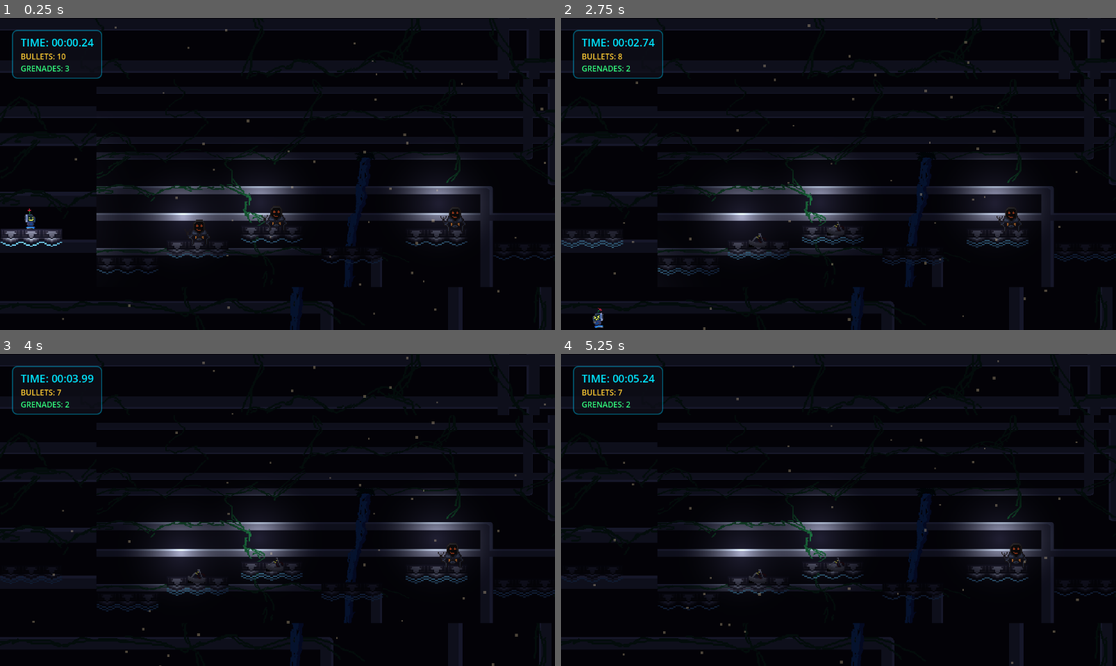
Above: before the commit, frames 1-4 (two rows, left to right).
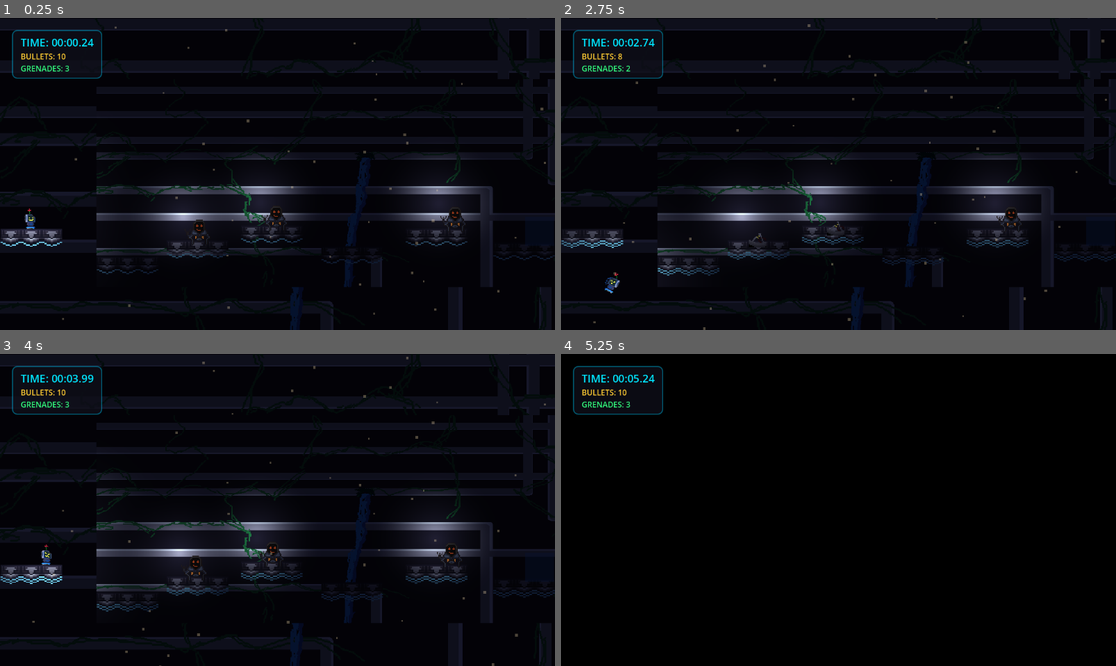
Above: after the commit, the same moments.

Repository: rafiathallah3/Reverse-Poppy
Game: Godot game, scene res://scene/level2.tscn
Same seed, same stepped clock (60 frames per second), same inputs: the game is played once before the commit and once after it. This scene is started directly instead of the project's main scene. Sound files missing from this copy of the repository are replaced by a short silence.
Inputs (mouse positions are in pixels of both pictures, inside the frame that each line leads up to):
- Up to frame 1 (0.25 s): no input
- Up to frame 2 (2.75 s): tap Enter at 0.5 s; move the mouse to (960, 158) at 0.52 s; hold D (move_right) 0.53-1.25 s; hold F (grenade) 0.53-1.25 s; click (960, 158) at 0.67 s; tap Space (jump) at 0.77 s; drag from (727, 189) to (832, 217) at 1.27 s; move the mouse to (894, 105) at 2.02 s; hold A (move_left) from 2.03 s (still down); hold E (shoot) from 2.03 s (still down)
- Up to frame 3 (4 s): release A (move_left) at 2.75 s; release E (shoot) at 2.75 s; drag from (249, 572) to (449, 556) at 2.77 s; move the mouse to (444, 556) at 3.52 s; hold D (move_right) from 3.53 s (still down); tap Keypad Enter at 3.6 s; tap Space (jump) at 3.77 s
- Up to frame 4 (5.25 s): release D (move_right) at 4.25 s; drag from (672, 463) to (832, 553) at 4.27 s; move the mouse to (866, 510) at 5.02 s; hold D (move_right) from 5.03 s (still down); tap Y (interact) at 5.1 s; click (866, 510) at 5.17 s

The runs differ from the first frame. In frame 2, 0.6% of the frame differs, in the area x 0-26%, y 62-100%; in frame 3, 1.5%; in frame 4, 29%, in the area x 0-100%, y 0-100%.

Commit message:
fixing the level 2 & adding level 3

Diff:
--- a/scene/level2.tscn
+++ b/scene/level2.tscn
@@ -111,6 +111,9 @@
 fill_from = Vector2(0.5, 0.5)
 fill_to = Vector2(0.85, 0.85)
 
+[sub_resource type="RectangleShape2D" id="RectangleShape2D_vwck2"]
+size = Vector2(2840.909, 316.66672)
+
 [node name="Level2" type="Node2D" unique_id=1209518241]
 position = Vector2(98, 63)
 script = ExtResource("14_music_script")
@@ -383,10 +386,10 @@
 metadata/_edit_lock_ = true
 
 [node name="LevelFinish" parent="." unique_id=1066231283 instance=ExtResource("7_3ud3r")]
-position = Vector2(1315, 336)
+position = Vector2(1144, 380)
 
 [node name="TimeTriggerArea" parent="." unique_id=1788768943 instance=ExtResource("8_ldwqa")]
-position = Vector2(1315, 336)
+position = Vector2(1144, 380)
 
 [node name="BackgroundCanvas" type="CanvasLayer" parent="." unique_id=2032204257]
 layer = -100
@@ -427,4 +430,13 @@
 stream = ExtResource("13_music")
 volume_db = -2.583
 
+[node name="Area2D (Death Area)" type="Area2D" parent="." unique_id=1728348027]
+position = Vector2(-821, 674)
+script = ExtResource("3_ebr37")
+
+[node name="CollisionShape2D" type="CollisionShape2D" parent="Area2D (Death Area)" unique_id=1799784709]
+position = Vector2(1122.7272, -13.888916)
+shape = SubResource("RectangleShape2D_vwck2")
+
 [connection signal="finished" from="BattleMusic" to="." method="_on_battle_music_finished"]
+[connection signal="body_entered" from="Area2D (Death Area)" to="Area2D (Death Area)" method="_on_body_entered"]
--- /dev/null
+++ b/scene/level3.tscn
@@ -0,0 +1,289 @@
+[gd_scene format=3 uid="uid://buwl0obsxp2eu"]
+
+[ext_resource type="Script" uid="uid://bcokbjl4mu0lf" path="res://scripts/playerMovement_Testing.gd" id="1_player_script"]
+[ext_resource type="Texture2D" uid="uid://cctv5j7ofr5q" path="res://assets/Poppyidle.png" id="4_poppy_idle"]
+[ext_resource type="Texture2D" uid="uid://ctcfr1j0b1w60" path="res://assets/Poppywalk.png" id="5_poppy_walk"]
+[ext_resource type="PackedScene" uid="uid://brx5x6b7jlyd4" path="res://prefab/level_finish.tscn" id="7_3ud3r"]
+[ext_resource type="PackedScene" uid="uid://bq37curpo5rm1" path="res://prefab/enemy_1.tscn" id="8_3ud3r"]
+[ext_resource type="PackedScene" uid="uid://dr2lmx8tbee1j" path="res://prefab/time_trigger_area.tscn" id="8_ldwqa"]
+[ext_resource type="Texture2D" uid="uid://ce3d2et6x4me1" path="res://assets/BackgroundMastertake1.png" id="9_bgmaster"]
+[ext_resource type="AudioStream" uid="uid://dimu7ty8lhb0a" path="res://assets/ThemeSong/battlemusic.mp3" id="13_music"]
+[ext_resource type="Script" uid="uid://ddtcks3xhtn78" path="res://scripts/level_music.gd" id="14_music_script"]
+[ext_resource type="Texture2D" uid="uid://mk3vwmws65ct" path="res://assets/BuildingBlocks1.png" id="15_blocks1"]
+[ext_resource type="Texture2D" uid="uid://dsbdp3w8eurgt" path="res://assets/BuildingBlocks2.png" id="16_blocks2"]
+
+[sub_resource type="RectangleShape2D" id="RectangleShape2D_floor"]
+size = Vector2(1600, 40)
+
+[sub_resource type="RectangleShape2D" id="RectangleShape2D_wall_left"]
+size = Vector2(40, 600)
+
+[sub_resource type="RectangleShape2D" id="RectangleShape2D_wall_right"]
+size = Vector2(40, 600)
+
+[sub_resource type="RectangleShape2D" id="RectangleShape2D_plat_mid"]
+size = Vector2(200, 32)
+
+[sub_resource type="RectangleShape2D" id="RectangleShape2D_plat_center"]
+size = Vector2(260, 32)
+
+[sub_resource type="RectangleShape2D" id="RectangleShape2D_plat_small"]
+size = Vector2(120, 32)
+
+[sub_resource type="RectangleShape2D" id="RectangleShape2D_plat_wide"]
+size = Vector2(320, 32)
+
+[sub_resource type="AtlasTexture" id="AtlasTexture_idle_1"]
+atlas = ExtResource("4_poppy_idle")
+region = Rect2(0, 0, 48, 48)
+
+[sub_resource type="AtlasTexture" id="AtlasTexture_idle_2"]
+atlas = ExtResource("4_poppy_idle")
+region = Rect2(48, 0, 48, 48)
+
+[sub_resource type="AtlasTexture" id="AtlasTexture_idle_3"]
+atlas = ExtResource("4_poppy_idle")
+region = Rect2(96, 0, 48, 48)
+
+[sub_resource type="AtlasTexture" id="AtlasTexture_walk_1"]
+atlas = ExtResource("5_poppy_walk")
+region = Rect2(0, 0, 48, 48)
+
+[sub_resource type="AtlasTexture" id="AtlasTexture_walk_2"]
+atlas = ExtResource("5_poppy_walk")
+region = Rect2(48, 0, 48, 48)
+
+[sub_resource type="AtlasTexture" id="AtlasTexture_walk_3"]
+atlas = ExtResource("5_poppy_walk")
+region = Rect2(96, 0, 48, 48)
+
+[sub_resource type="SpriteFrames" id="SpriteFrames_player"]
+animations = [{
+"frames": [{
+"duration": 1.0,
+"texture": SubResource("AtlasTexture_idle_1")
+}, {
+"duration": 1.0,
+"texture": SubResource("AtlasTexture_idle_2")
+}, {
+"duration": 1.0,
+"texture": SubResource("AtlasTexture_idle_3")
+}],
+"loop": true,
+"name": &"idle",
+"speed": 6.0
+}, {
+"frames": [{
+"duration": 1.0,
+"texture": SubResource("AtlasTexture_walk_1")
+}, {
+"duration": 1.0,
+"texture": SubResource("AtlasTexture_walk_2")
+}, {
+"duration": 1.0,
+"texture": SubResource("AtlasTexture_walk_3")
+}],
+"loop": true,
+"name": &"walk",
+"speed": 8.0
+}]
+
+[sub_resource type="RectangleShape2D" id="RectangleShape2D_player"]
+size = Vector2(24, 31)
+
+[sub_resource type="Gradient" id="Gradient_light"]
+offsets = PackedFloat32Array(0, 0.75)
+colors = PackedColorArray(1, 1, 1, 1, 0, 0, 0, 0)
+
+[sub_resource type="GradientTexture2D" id="GradientTexture2D_light"]
+gradient = SubResource("Gradient_light")
+fill = 1
+fill_from = Vector2(0.5, 0.5)
+fill_to = Vector2(0.85, 0.85)
+
+[node name="Level3" type="Node2D" unique_id=-1294967295]
+script = ExtResource("14_music_script")
+
+[node name="Camera2D" type="Camera2D" parent="." unique_id=-1294967294]
+position = Vector2(800, 380)
+zoom = Vector2(1.1, 1.1)
+limit_left = 0
+limit_top = 0
+limit_right = 1600
+limit_bottom = 700
+position_smoothing_enabled = true
+
+[node name="CanvasModulate" type="CanvasModulate" parent="." unique_id=-1294967293]
+color = Color(0.1, 0.08, 0.14, 1)
+
+[node name="BackgroundCanvas" type="CanvasLayer" parent="." unique_id=-1294967292]
+layer = -100
+
+[node name="BossBG" type="TextureRect" parent="BackgroundCanvas" unique_id=-1294967291]
+anchors_preset = 15
+anchor_right = 1.0
+anchor_bottom = 1.0
+grow_horizontal = 2
+grow_vertical = 2
+texture = ExtResource("9_bgmaster")
+expand_mode = 1
+stretch_mode = 6
+
+[node name="ParticleCanvas" type="CanvasLayer" parent="." unique_id=-1294967290]
+
+[node name="TimeDustParticles" type="CPUParticles2D" parent="ParticleCanvas" unique_id=-1294967289]
+position = Vector2(800, 700)
+amount = 80
+lifetime = 14.0
+preprocess = 10.0
+emission_shape = 3
+emission_rect_extents = Vector2(800, 1)
+direction = Vector2(0, -1)
+spread = 0.0
+gravity = Vector2(0, 0)
+initial_velocity_min = 40.0
+initial_velocity_max = 70.0
+scale_amount_min = 2.0
+scale_amount_max = 5.0
+color = Color(0.6, 0.2, 1, 0.25)
+
+[node name="ArenaSolid" type="StaticBody2D" parent="." unique_id=-1294967286]
+
+[node name="Floor" type="CollisionShape2D" parent="ArenaSolid" unique_id=-1294967285]
+position = Vector2(800, 540)
+shape = SubResource("RectangleShape2D_floor")
+
+[node name="FloorVisualL" type="Sprite2D" parent="ArenaSolid/Floor" unique_id=-1294967284]
+position = Vector2(-560, 0)
+scale = Vector2(6.667, 0.667)
+texture = ExtResource("15_blocks1")
+
+[node name="FloorVisualR" type="Sprite2D" parent="ArenaSolid/Floor" unique_id=-1294967283]
+position = Vector2(560, 0)
+scale = Vector2(6.667, 0.667)
+texture = ExtResource("15_blocks1")
+
+[node name="WallLeft" type="CollisionShape2D" parent="ArenaSolid" unique_id=-1294967282]
+position = Vector2(60, 280)
+shape = SubResource("RectangleShape2D_wall_left")
+
+[node name="WallLeftVisual" type="Sprite2D" parent="ArenaSolid/WallLeft" unique_id=-1294967281]
+scale = Vector2(0.833, 12.5)
+texture = ExtResource("16_blocks2")
+
+[node name="WallRight" type="CollisionShape2D" parent="ArenaSolid" unique_id=-1294967280]
+position = Vector2(1540, 280)
+shape = SubResource("RectangleShape2D_wall_right")
+
+[node name="WallRightVisual" type="Sprite2D" parent="ArenaSolid/WallRight" unique_id=-1294967279]
+scale = Vector2(0.833, 12.5)
+texture = ExtResource("16_blocks2")
+
+[node name="PlatLeftLow" type="CollisionShape2D" parent="ArenaSolid" unique_id=-1294967276]
+position = Vector2(240, 420)
+shape = SubResource("RectangleShape2D_plat_mid")
+
+[node name="Visual" type="Sprite2D" parent="ArenaSolid/PlatLeftLow" unique_id=-1294967275]
+scale = Vector2(4.167, 0.667)
+texture = ExtResource("15_blocks1")
+
+[node name="PlatRightLow" type="CollisionShape2D" parent="ArenaSolid" unique_id=-1294967274]
+position = Vector2(1360, 420)
+shape = SubResource("RectangleShape2D_plat_mid")
+
+[node name="Visual" type="Sprite2D" parent="ArenaSolid/PlatRightLow" unique_id=-1294967273]
+scale = Vector2(4.167, 0.667)
+texture = ExtResource("15_blocks1")
+
+[node name="PlatCenterLow" type="CollisionShape2D" parent="ArenaSolid" unique_id=-1294967272]
+position = Vector2(800, 440)
+shape = SubResource("RectangleShape2D_plat_center")
+
+[node name="Visual" type="Sprite2D" parent="ArenaSolid/PlatCenterLow" unique_id=-1294967271]
+scale = Vector2(5.417, 0.667)
+texture = ExtResource("15_blocks1")
+
+[node name="PlatLeftHigh" type="CollisionShape2D" parent="ArenaSolid" unique_id=-1294967270]
+position = Vector2(200, 300)
+shape = SubResource("RectangleShape2D_plat_small")
+
+[node name="Visual" type="Sprite2D" parent="ArenaSolid/PlatLeftHigh" unique_id=-1294967269]
+scale = Vector2(2.5, 0.667)
+texture = ExtResource("16_blocks2")
+
+[node name="PlatRightHigh" type="CollisionShape2D" parent="ArenaSolid" unique_id=-1294967268]
+position = Vector2(1400, 300)
+shape = SubResource("RectangleShape2D_plat_small")
+
+[node name="Visual" type="Sprite2D" parent="ArenaSolid/PlatRightHigh" unique_id=-1294967267]
+scale = Vector2(2.5, 0.667)
+texture = ExtResource("16_blocks2")
+
+[node name="PlatBossCenter" type="CollisionShape2D" parent="ArenaSolid" unique_id=-1294967266]
+position = Vector2(800, 260)
+shape = SubResource("RectangleShape2D_plat_wide")
+
+[node name="Visual" type="Sprite2D" parent="ArenaSolid/PlatBossCenter" unique_id=-1294967265]
+scale = Vector2(6.667, 0.667)
+texture = ExtResource("16_blocks2")
+
+[node name="Player" type="CharacterBody2D" parent="." unique_id=-1294967256]
+position = Vector2(160, 490)
+script = ExtResource("1_player_script")
+
+[node name="AnimatedSprite2D" type="AnimatedSprite2D" parent="Player" unique_id=-1294967255]
+sprite_frames = SubResource("SpriteFrames_player")
+animation = &"idle"
+autoplay = "idle"
+
+[node name="CollisionShape2D" type="CollisionShape2D" parent="Player" unique_id=-1294967254]
+position = Vector2(1, 5.5)
+shape = SubResource("RectangleShape2D_player")
+
+[node name="PointLight2D" type="PointLight2D" parent="Player" unique_id=-1294967253]
+energy = 1.5
+texture = SubResource("GradientTexture2D_light")
+texture_scale = 14.0
+metadata/_edit_lock_ = true
+
+[node name="Enemy1" parent="." unique_id=-1294967246 instance=ExtResource("8_3ud3r")]
+position = Vector2(350, 490)
+scale = Vector2(0.5, 0.5)
+
+[node name="PointLight2D" type="PointLight2D" parent="Enemy1" unique_id=-1294967245]
+energy = 1.3
+texture = SubResource("GradientTexture2D_light")
+texture_scale = 12.0
+metadata/_edit_lock_ = true
+
+[node name="Enemy2" parent="." unique_id=-1294967244 instance=ExtResource("8_3ud3r")]
+position = Vector2(800, 400)
+scale = Vector2(0.5, 0.5)
+
+[node name="PointLight2D" type="PointLight2D" parent="Enemy2" unique_id=-1294967243]
+energy = 1.3
+texture = SubResource("GradientTexture2D_light")
+texture_scale = 12.0
+metadata/_edit_lock_ = true
+
+[node name="Enemy3" parent="." unique_id=-1294967242 instance=ExtResource("8_3ud3r")]
+position = Vector2(1250, 490)
+scale = Vector2(0.5, 0.5)
+
+[node name="PointLight2D" type="PointLight2D" parent="Enemy3" unique_id=-1294967241]
+energy = 1.3
+texture = SubResource("GradientTexture2D_light")
+texture_scale = 12.0
+metadata/_edit_lock_ = true
+
+[node name="LevelFinish" parent="." unique_id=-1294967236 instance=ExtResource("7_3ud3r")]
+position = Vector2(800, 210)
+
+[node name="TimeTriggerArea" parent="." unique_id=-1294967235 instance=ExtResource("8_ldwqa")]
+position = Vector2(800, 210)
+
+[node name="BattleMusic" type="AudioStreamPlayer" parent="." unique_id=-1294967226]
+stream = ExtResource("13_music")
+volume_db = -2.583
+
+[connection signal="finished" from="BattleMusic" to="." method="_on_battle_music_finished"]
--- a/scripts/scene_transition.gd
+++ b/scripts/scene_transition.gd
@@ -98,8 +98,6 @@
 	time_slider.step = 0.01
 	time_slider.visible = false
 	time_slider.value_changed.connect(_on_slider_changed)
-	time_slider.drag_started.connect(_on_slider_drag_started)
-	time_slider.drag_ended.connect(_on_slider_drag_ended)
 	vbox.add_child(time_slider)
 
 func _on_slider_changed(value: float) -> void:
@@ -121,17 +119,14 @@
 		if not bg_particles:
 			bg_particles = current_scene.get_node_or_null("BackgroundCanvas/TimeDustParticles")
 		if bg_particles:
-			if is_scrubbing:
-				# Determine scrub direction and speed scale
-				var diff = value - previous_slider_value
-				if diff < 0.0:
-					bg_particles.speed_scale = -2.5 # Scrubbing backwards: move backwards!
-				elif diff > 0.0:
-					bg_particles.speed_scale = 2.5 # Scrubbing forwards: move forwards!
-				else:
-					bg_particles.speed_scale = 0.0 # Frozen if slider didn't change
+			# Determine scrub direction and speed scale
+			var diff = value - previous_slider_value
+			if diff < 0.0:
+				bg_particles.speed_scale = -2.5 # Scrubbing backwards: move backwards!
+			elif diff > 0.0:
+				bg_particles.speed_scale = 2.5 # Scrubbing forwards: move forwards!
 			else:
-				bg_particles.speed_scale = 0.0
+				bg_particles.speed_scale = 0.0 # Frozen if slider didn't change
 
 		var bg_sky = current_scene.get_node_or_null("BackgroundCanvas/SkyBackground")
 		if bg_sky:
@@ -287,7 +282,17 @@
 				var tween = level_finish.create_tween()
 				tween.tween_property(visual, "modulate:a", 0.4, 0.8)
 
+# ── helper: stop battle music di level sebelum pindah scene ──
+func _stop_level_music() -> void:
+	var current_scene = get_tree().current_scene
+	if not current_scene:
+		return
+	var music = current_scene.get_node_or_null("BattleMusic")
+	if music and music.playing:
+		music.stop()
+
 func complete_level() -> void:
+	_stop_level_music()
 	var viewport_size = get_viewport().get_visible_rect().size
 	black_overlay.position = Vector2(0, viewport_size.y)
 	var tween = create_tween()
@@ -308,6 +313,10 @@
 	if not is_reversing:
 		if current_scene_path.contains("game_manager"):
 			next_scene_path = "res://scene/level1.tscn"
+		elif level_number >= 3:
+			# Level 3 adalah boss stage / level terakhir
+			next_scene_path = "res://scene/StartMenu.tscn"
+			elapsed_time = 0.0
 		else:
 			next_scene_path = "res://scene/level" + str(level_number + 1) + ".tscn"
 
